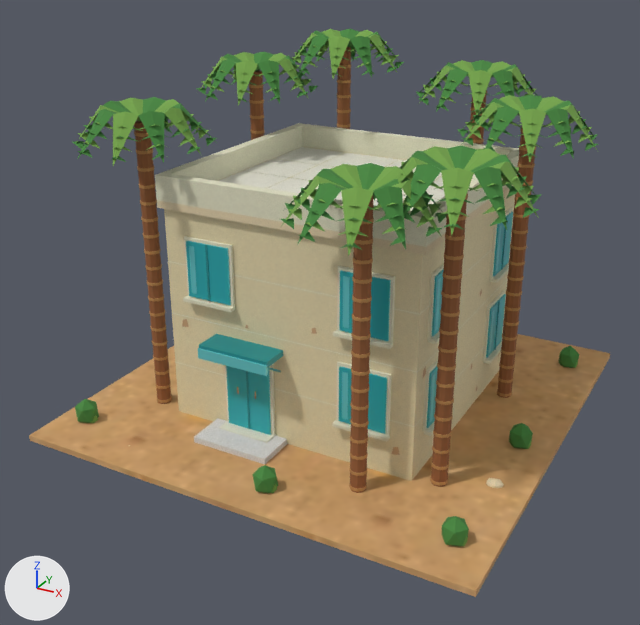
Two versions of the glTF model game/assets/desert-dreams-3d/228-blender.glb, one commit apart.
Before and after are seen from a 50 mm camera at (12.8, -25.1, 15.6) aimed at (-0.3, -1.3, 3.7). Arrows for +X, +Y and +Z are at lower left; the lights stay in place. The first picture is the older version. Objects named as collision shapes, trigger or cutter boxes, shadow casters or lower levels of detail are left out. Vertices at exactly the same position are counted once.

Objects in the first picture: 'palm-shaded-flat-roof-service-building foliage.001', 'palm-shaded-flat-roof-service-building glass.001', 'palm-shaded-flat-roof-service-building glass_light.001', 'palm-shaded-flat-roof-service-building leaflight.001', 'palm-shaded-flat-roof-service-building roof.001 • stucco', 'palm-shaded-flat-roof-service-building roof_cream • stucco', 'palm-shaded-flat-roof-service-building sand • desert-sand', 'palm-shaded-flat-roof-service-building stucco • stucco', 'palm-shaded-flat-roof-service-building stucco_light • stucco', 'palm-shaded-flat-roof-service-building teal.001', 'palm-shaded-flat-roof-service-building wood', 'palm-shaded-flat-roof-service-building wood_light' and 4 more.
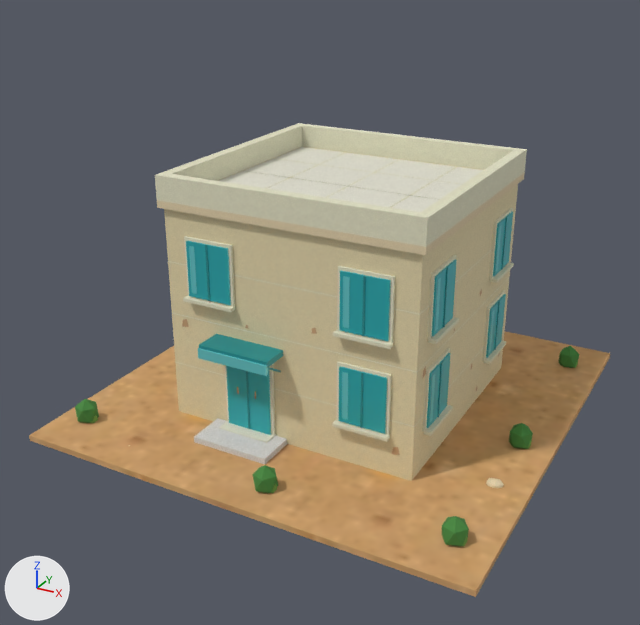
Pixel boxes [x1, y1, x2, y2] of what changed, in the pictures (640 x 625 px):
'palm-shaded-flat-roof-service-building foliage.001', reshaped
    before: [73, 29, 598, 546]
    after: [75, 346, 580, 546]
'palm-shaded-flat-roof-service-building wood', deleted (mostly hidden)
    before: [134, 47, 536, 493]
'palm-shaded-flat-roof-service-building leaflight.001', reshaped (mostly hidden afterwards)
    before: [77, 29, 597, 546]
    after: [90, 361, 578, 546]
'palm-shaded-flat-roof-service-building wood_light', deleted
    before: [134, 65, 536, 492]
part 1 of me_palm_leaflets_002, deleted
    before: [73, 29, 598, 250]
part 2 of me_faceted_palm_crown, deleted
    before: [77, 29, 597, 256]

The edits, one by one:
me_palm_leaflets_002 is used by ob_palm_shaded_flat_roof_service_building_foliage_001; location (0.0, 0.0, 0.0).
me_palm_leaflets_002 had 899 vertices, 740 faces and spanned x -7.71..7.28, y -7.42..7.37, z 0.01..11.95.
me_palm_leaflets_002 now has 192 vertices, 320 faces and spans x -7.08..6.98, y -6.86..6.96, z 0.01..1.02.
me_palm_leaflets_002 part 1: 147 loose pieces with 707 vertices, spanning x -7.71..7.28, y -7.42..7.37, z 8.4..11.95, are deleted.
me_faceted_palm_crown is used by ob_palm_shaded_flat_roof_service_building_leaflight_001; location (0.0, 0.0, 0.0).
me_faceted_palm_crown had 803 vertices, 580 faces and spanned x -7.39..7.3, y -7.49..7.44, z 0.01..11.95.
me_faceted_palm_crown now has 96 vertices, 160 faces and spans x -6.77..6.96, y -6.67..6.83, z 0.01..0.59.
me_faceted_palm_crown part 2: 147 loose pieces with 707 vertices, spanning x -7.39..7.3, y -7.49..7.44, z 8.4..11.95, are deleted.
Object 'palm-shaded-flat-roof-service-building wood' (ob_palm_shaded_flat_roof_service_building_wood) is deleted.
Object 'palm-shaded-flat-roof-service-building wood_light' (ob_palm_shaded_flat_roof_service_building_wood_light) is deleted.
